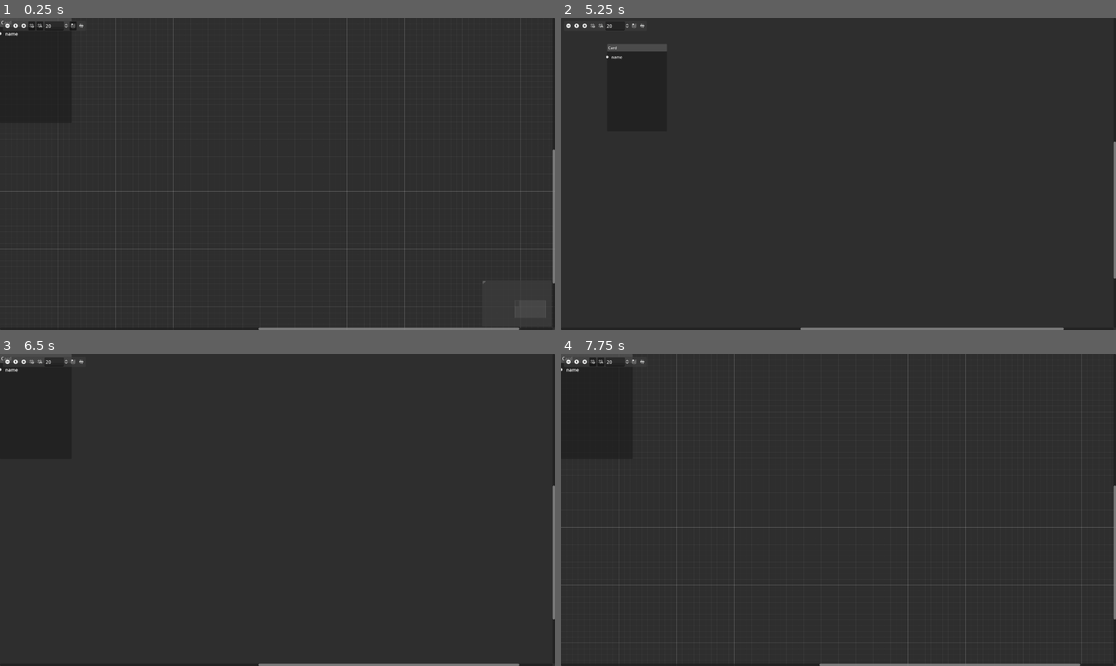
Above: before the commit, frames 1-4 (two rows, left to right).
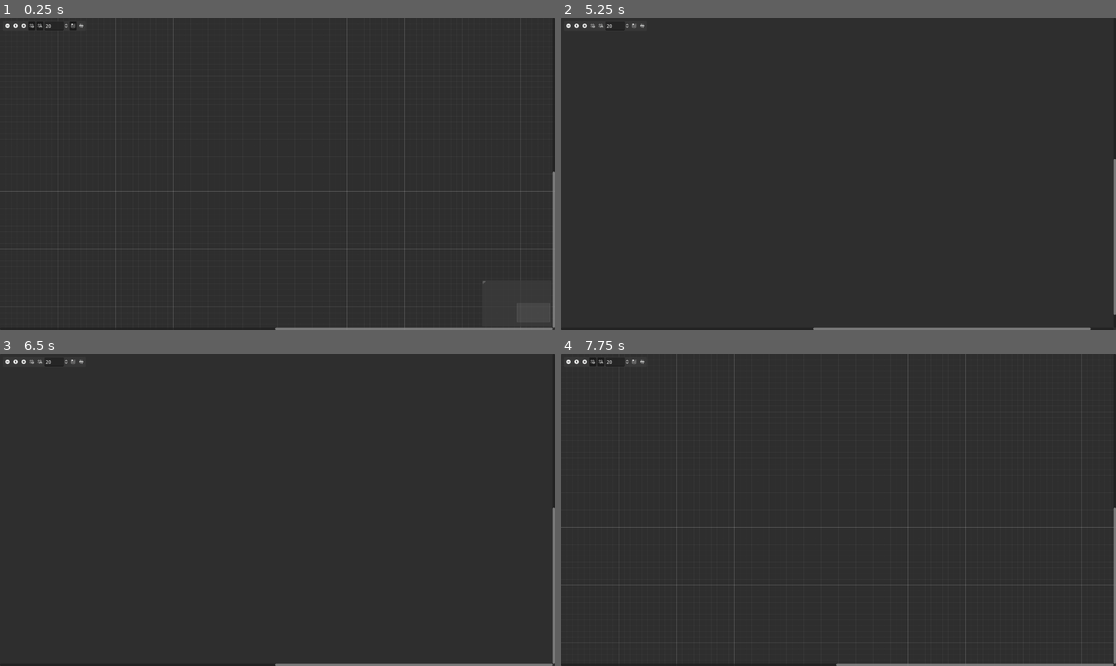
Above: after the commit, the same moments.

Repository: P-S-K-L/ygo_godot
Game: Godot game, scene res://ui/card_editor.tscn
Two runs of this game, one before a commit and one after it. Both use one fixed random seed, a clock stepped at 60 frames per second and the inputs below. Before the commit the project starts from res://ui/debug_graph.tscn.
Inputs (mouse positions are in pixels of both pictures, inside the frame that each line leads up to):
- Up to frame 1 (0.25 s): no input
- Up to frame 2 (5.25 s): click (566, 27) at 0.5 s; click (583, 27) at 1.25 s; click (594, 27) at 2 s; click (599, 27) at 2.75 s; click (633, 27) at 3.5 s; click (644, 27) at 4.25 s; click (566, 27) at 5 s
- Up to frame 3 (6.5 s): click (22, 363) at 5.75 s
- Up to frame 4 (7.75 s): click (594, 363) at 6.5 s; click (599, 363) at 7.25 s

The runs differ from the first frame. In frame 1, 0.3% of the frame differs, in the area x 0-100%, y 0-100%; in frame 2, 0.4%, in the area x 8-100%, y 8-100%; in frame 3, 0.3%; in frame 4, 0.3%.

Commit message:
add menu position, event handle

Diff:
--- a/card_editor/editor_common.gd
+++ b/card_editor/editor_common.gd
@@ -3,12 +3,14 @@
 enum SlotType {
     NULL = 0,
     STRING = 1,
-    INT = 2,
-    EFFECT = 3,
+    STRING_EDIT = 2,
+    INT = 3,
+    EFFECT = 4,
 }
 
 static var SLOT_COLORS = [
     Color.PURPLE,
+    Color.WHITE,
     Color.WHITE,
     Color.SKY_BLUE,
     Color.CHARTREUSE,
--- a/card_editor/genera_node_slots/string_input.tscn
+++ b/card_editor/node_slots/string_input.tscn
@@ -4,7 +4,6 @@
 
 [node name="NameLabel" type="Label" parent="."]
 layout_mode = 2
-text = "name:"
 
 [node name="Name" type="LineEdit" parent="."]
 custom_minimum_size = Vector2(0, 30)
--- /dev/null
+++ b/card_editor/nodes/card.tres
@@ -0,0 +1,16 @@
+[gd_resource type="Resource" script_class="NodeConfig" load_steps=4 format=3 uid="uid://dxxdg68b1vi5m"]
+
+[ext_resource type="Script" path="res://card_editor/node_config.gd" id="1_amruh"]
+[ext_resource type="Script" path="res://card_editor/slot_config.gd" id="2_v30tw"]
+
+[sub_resource type="Resource" id="Resource_b3are"]
+script = ExtResource("2_v30tw")
+slot_type = 2
+slot_name = "卡名"
+enable_left = false
+enable_right = false
+
+[resource]
+script = ExtResource("1_amruh")
+title = "卡"
+slots = Array[ExtResource("2_v30tw")]([SubResource("Resource_b3are")])
--- a/card_editor/nodes/card.tscn
+++ /dev/null
@@ -1,7 +0,0 @@
-[gd_scene load_steps=3 format=3 uid="uid://bt6iweo4gx31t"]
-
-[ext_resource type="PackedScene" uid="uid://bpavasya6qtq3" path="res://card_editor/nodes/GeneraNode.tscn" id="1_4nj7l"]
-[ext_resource type="Resource" uid="uid://cpmndm3aaxoq0" path="res://card_editor/nodes/card_config.tres" id="2_7w3jb"]
-
-[node name="Card" instance=ExtResource("1_4nj7l")]
-config = ExtResource("2_7w3jb")
--- a/card_editor/nodes/card_config.tres
+++ /dev/null
@@ -1,16 +0,0 @@
-[gd_resource type="Resource" script_class="NodeConfig" load_steps=4 format=3 uid="uid://cpmndm3aaxoq0"]
-
-[ext_resource type="Script" path="res://card_editor/node_config.gd" id="1_5me6y"]
-[ext_resource type="Script" path="res://card_editor/slot_config.gd" id="2_e2aos"]
-
-[sub_resource type="Resource" id="Resource_b3are"]
-script = ExtResource("2_e2aos")
-slot_type = 1
-slot_name = "name"
-enable_left = true
-enable_right = false
-
-[resource]
-script = ExtResource("1_5me6y")
-title = "card"
-slots = [SubResource("Resource_b3are")]
--- a/card_editor/nodes/GeneralNode.gd
+++ b/card_editor/nodes/general_node.gd
@@ -1,13 +1,14 @@
 extends GraphNode
 
-@export var config: NodeConfig
+#@export var config: NodeConfig
 
 func _ready():
-    setup()
+    pass
 
-func setup():
+func setup(config: NodeConfig):
     var slot_index = 0
     var null_t = EditorCommon.SlotType.NULL
+    title = config.title
     for slot_config in config.slots:
         var t = slot_config.slot_type
         match t:
@@ -17,6 +18,13 @@
                 add_child(label)
                 set_slot(slot_index, slot_config.enable_left, t, EditorCommon.slot_color(t), slot_config.enable_right, t, EditorCommon.slot_color(t))
                 slot_index += 1
+            EditorCommon.SlotType.STRING_EDIT:
+                var line_edit = preload("res://card_editor/node_slots/string_input.tscn")
+                var instance = line_edit.instantiate()
+                instance.get_node("NameLabel").text = slot_config.slot_name
+                add_child(instance)
+                set_slot(slot_index, slot_config.enable_left, t, EditorCommon.slot_color(t), slot_config.enable_right, t, EditorCommon.slot_color(t))
+                slot_index += 1
             _:
                 print("ignore type: {}" % slot_config.slot_type)
 
--- a/card_editor/nodes/GeneraNode.tscn
+++ b/card_editor/nodes/general_node.tscn
@@ -1,11 +1,10 @@
 [gd_scene load_steps=2 format=3 uid="uid://bpavasya6qtq3"]
 
-[ext_resource type="Script" path="res://card_editor/nodes/GeneralNode.gd" id="1_oxuil"]
+[ext_resource type="Script" path="res://card_editor/nodes/general_node.gd" id="1_y5ah4"]
 
 [node name="GeneraNode" type="GraphNode"]
 offset_left = 947.0
 offset_top = 211.0
 offset_right = 1195.0
 offset_bottom = 574.0
-title = "Card"
-script = ExtResource("1_oxuil")
+script = ExtResource("1_y5ah4")
--- /dev/null
+++ b/card_editor/nodes/string_edit.tres
@@ -0,0 +1,16 @@
+[gd_resource type="Resource" script_class="NodeConfig" load_steps=4 format=3 uid="uid://1yvltnoyeec8"]
+
+[ext_resource type="Script" path="res://card_editor/node_config.gd" id="1_vp4fg"]
+[ext_resource type="Script" path="res://card_editor/slot_config.gd" id="2_7aiqu"]
+
+[sub_resource type="Resource" id="Resource_05tds"]
+script = ExtResource("2_7aiqu")
+slot_type = 2
+slot_name = "值："
+enable_left = false
+enable_right = true
+
+[resource]
+script = ExtResource("1_vp4fg")
+title = "字符串"
+slots = Array[ExtResource("2_7aiqu")]([SubResource("Resource_05tds")])
--- a/project.godot
+++ b/project.godot
@@ -11,7 +11,7 @@
 [application]
 
 config/name="ygo_godot"
-run/main_scene="res://ui/debug_graph.tscn"
+run/main_scene="res://ui/card_editor.tscn"
 config/features=PackedStringArray("4.2", "Forward Plus")
 config/icon="res://icon.svg"
 
@@ -19,3 +19,11 @@
 
 window/size/viewport_width=1920
 window/size/viewport_height=1080
+
+[input]
+
+graph_add_node={
+"deadzone": 0.5,
+"events": [Object(InputEventKey,"resource_local_to_scene":false,"resource_name":"","device":-1,"window_id":0,"alt_pressed":false,"shift_pressed":true,"ctrl_pressed":false,"meta_pressed":false,"pressed":false,"keycode":65,"physical_keycode":65,"key_label":65,"unicode":65,"echo":false,"script":null)
+]
+}
--- /dev/null
+++ b/ui/card_editor.gd
@@ -0,0 +1,53 @@
+extends Control
+
+var ADD_MENU_CONFIG = [
+    {
+        name = "卡",
+        config = "res://card_editor/nodes/card.tres",
+    }
+]
+
+var add_menu_mouse_position: Vector2
+
+# Called when the node enters the scene tree for the first time.
+func _ready():
+    setup_add_menu()
+    pass # Replace with function body.
+
+func setup_add_menu():
+    var root = $AddMenu/VBoxContainer
+    for c in ADD_MENU_CONFIG:
+        var button = Button.new()
+        button.text = c.name
+        button.pressed.connect(on_add_button_pressed.bind(c.config))
+        root.add_child(button)
+
+# Called every frame. 'delta' is the elapsed time since the previous frame.
+
+
+func _unhandled_input(event):
+    if event.is_action("graph_add_node"):
+        show_add_node_menu(event)
+        return
+
+func show_add_node_menu(event):
+    $AddMenu.visible = true
+    add_menu_mouse_position = get_viewport().get_mouse_position()
+    $AddMenu.set_position(add_menu_mouse_position)
+
+func hide_add_node_menu(event):
+    $AddMenu.visible = false
+
+func on_add_button_pressed(config_path: String):
+    var scene = preload("res://card_editor/nodes/general_node.tscn")
+    var node = scene.instantiate()
+    var config = load(config_path)
+    node.setup(config)
+    $GraphEdit.add_child(node)
+    node.set_position_offset($GraphEdit.scroll_offset + add_menu_mouse_position)
+    hide_add_node_menu(null)
+
+
+func _on_graph_edit_on_graph_click_empty(event):
+    if $AddMenu.visible:
+        hide_add_node_menu(event)
--- /dev/null
+++ b/ui/card_editor.tscn
@@ -0,0 +1,45 @@
+[gd_scene load_steps=3 format=3 uid="uid://coxxwr7rklx67"]
+
+[ext_resource type="Script" path="res://ui/card_editor.gd" id="1_u1mh0"]
+[ext_resource type="Script" path="res://ui/graph_edit.gd" id="2_t4wnp"]
+
+[node name="CardEditor" type="Control"]
+layout_mode = 3
+anchors_preset = 15
+anchor_right = 1.0
+anchor_bottom = 1.0
+grow_horizontal = 2
+grow_vertical = 2
+script = ExtResource("1_u1mh0")
+
+[node name="GraphEdit" type="GraphEdit" parent="."]
+layout_mode = 1
+anchors_preset = 15
+anchor_right = 1.0
+anchor_bottom = 1.0
+grow_horizontal = 2
+grow_vertical = 2
+script = ExtResource("2_t4wnp")
+
+[node name="AddMenu" type="Panel" parent="."]
+visible = false
+layout_mode = 0
+offset_left = 338.0
+offset_top = 389.0
+offset_right = 605.0
+offset_bottom = 753.0
+
+[node name="VBoxContainer" type="VBoxContainer" parent="AddMenu"]
+layout_mode = 1
+anchors_preset = 15
+anchor_right = 1.0
+anchor_bottom = 1.0
+grow_horizontal = 2
+grow_vertical = 2
+
+[node name="Label" type="Label" parent="AddMenu/VBoxContainer"]
+custom_minimum_size = Vector2(0, 30)
+layout_mode = 2
+text = "添加节点"
+
+[connection signal="on_graph_click_empty" from="GraphEdit" to="." method="_on_graph_edit_on_graph_click_empty"]
--- a/ui/debug_graph.gd
+++ /dev/null
@@ -1,13 +0,0 @@
-extends Control
-
-
-# Called when the node enters the scene tree for the first time.
-func _ready():
-    var card = preload("res://card_editor/nodes/Card.tscn")
-    $GraphEdit.add_child(card.instantiate())
-    pass # Replace with function body.
-
-
-# Called every frame. 'delta' is the elapsed time since the previous frame.
-func _process(delta):
-    pass
--- a/ui/debug_graph.tscn
+++ /dev/null
@@ -1,20 +0,0 @@
-[gd_scene load_steps=2 format=3 uid="uid://coxxwr7rklx67"]
-
-[ext_resource type="Script" path="res://ui/debug_graph.gd" id="1_6oe6c"]
-
-[node name="DebugGraph" type="Control"]
-layout_mode = 3
-anchors_preset = 15
-anchor_right = 1.0
-anchor_bottom = 1.0
-grow_horizontal = 2
-grow_vertical = 2
-script = ExtResource("1_6oe6c")
-
-[node name="GraphEdit" type="GraphEdit" parent="."]
-layout_mode = 1
-anchors_preset = 15
-anchor_right = 1.0
-anchor_bottom = 1.0
-grow_horizontal = 2
-grow_vertical = 2
--- /dev/null
+++ b/ui/graph_edit.gd
@@ -0,0 +1,18 @@
+extends GraphEdit
+
+signal on_graph_click_empty(event)
+
+# Called when the node enters the scene tree for the first time.
+func _ready():
+    pass # Replace with function body.
+
+
+# Called every frame. 'delta' is the elapsed time since the previous frame.
+func _process(delta):
+    pass
+
+func _gui_input(event):
+    if event is InputEventMouseButton:
+        if event.button_index == 1:
+            print("click 1")
+            emit_signal("on_graph_click_empty", event)
